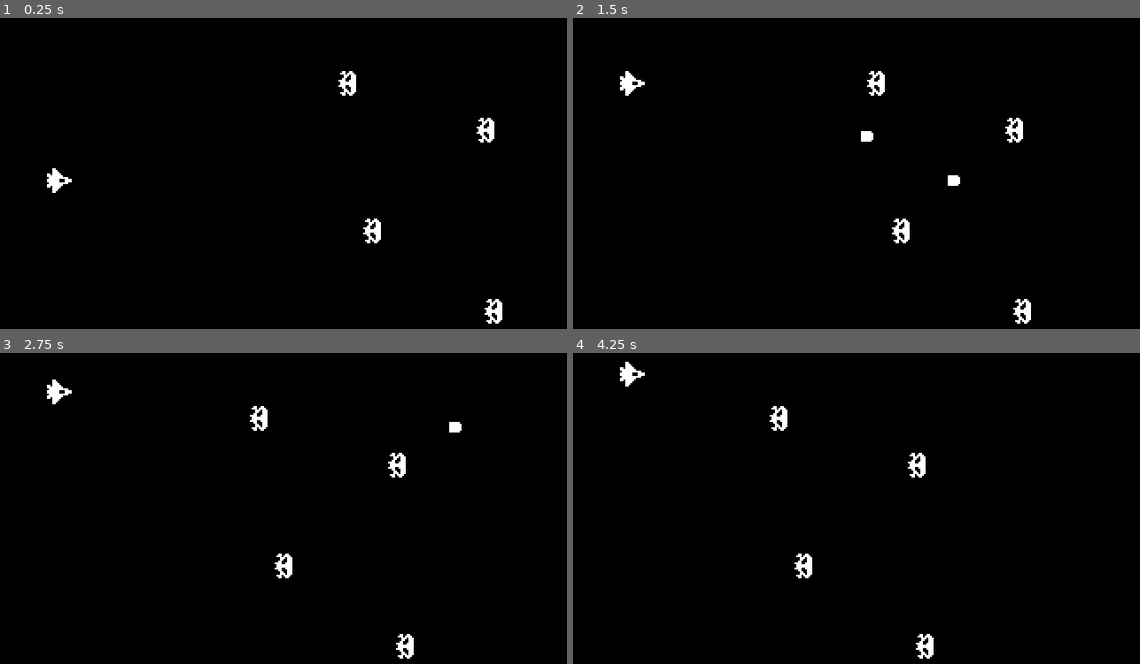
Above: before the commit, frames 1-4 (two rows, left to right).
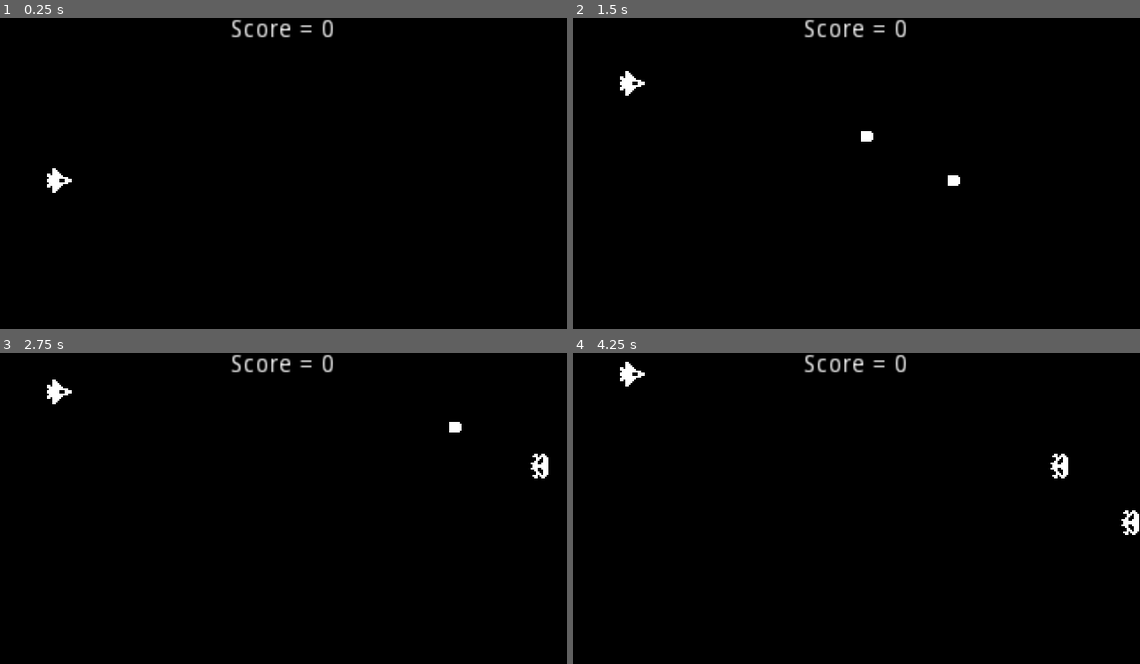
Above: after the commit, the same moments.

Repository: jamesnathanan/Godot_projects
Game: Godot game, scene res://World.tscn
Two runs of this game, one before a commit and one after it. Both use one fixed random seed, a clock stepped at 60 frames per second and the inputs below.
Inputs:
- Up to frame 1 (0.25 s): no input
- Up to frame 2 (1.5 s): tap Enter (ui_accept) at 0.5, 0.77 s; hold Up (ui_up) 0.53-1.28 s; hold Down (ui_down) from 1.28 s (still down)
- Up to frame 3 (2.75 s): tap Enter (ui_accept) at 1.52 s; release Down (ui_down) at 2.03 s; hold Up (ui_up) from 2.03 s (still down)
- Up to frame 4 (4.25 s): tap Enter (ui_accept) at 3.02, 3.77 s; release Up (ui_up) at 3.53 s; hold Down (ui_down) from 3.53 s (still down)

The runs differ from the first frame. In frame 1, 1.0% of the frame differs, in the area x 40-89%, y 0-99%; in frame 2, 1.0%; in frame 3, 1.2%; in frame 4, 1.3%, in the area x 34-100%, y 0-99%.

Commit message:
use setget to change and update score

Diff:
--- a/Space Shooter/Bullet.tscn
+++ b/Space Shooter/Bullet.tscn
@@ -15,3 +15,8 @@
 [node name="Collision" type="CollisionShape2D" parent="."]
 position = Vector2( 0.482128, 0 )
 shape = SubResource( 1 )
+
+[node name="VisibilityNotifier2D" type="VisibilityNotifier2D" parent="."]
+position = Vector2( 0.5, 2.38419e-07 )
+scale = Vector2( 0.45, 0.4 )
+[connection signal="screen_exited" from="VisibilityNotifier2D" to="." method="queue_free"]
--- a/Space Shooter/Enemy.gd
+++ b/Space Shooter/Enemy.gd
@@ -1,6 +1,30 @@
 extends Area2D
+const ExplosionEffect = preload("res://ExplosionEffect.tscn")
+
 export(int) var SPEED = 20
 export(int) var ARMOR = 3
 
+
+
 func _process(delta):
 	position.x -= SPEED * delta
+
+
+func _on_Enemy_body_entered(body):
+	body.queue_free()
+	ARMOR -= 1
+	if ARMOR <= 0:
+		var main = get_tree().current_scene
+		if main.is_in_group("World"):
+			main.score += 10
+		queue_free()
+
+
+func _on_VisibilityNotifier2D_screen_exited():
+	queue_free()
+
+func _exit_tree():
+	var main = get_tree().current_scene
+	var explosionEffect = ExplosionEffect.instance()
+	main.add_child(explosionEffect)
+	explosionEffect.global_position = global_position
--- a/Space Shooter/Enemy.tscn
+++ b/Space Shooter/Enemy.tscn
@@ -11,3 +11,9 @@
 
 [node name="Collision" type="CollisionPolygon2D" parent="."]
 polygon = PoolVector2Array( -5, -2, 1, -7, 3, -7, 5, -5, 5, 5, 3, 7, 1, 7, -5, 2 )
+
+[node name="VisibilityNotifier2D" type="VisibilityNotifier2D" parent="."]
+position = Vector2( -4.76837e-07, 4.17233e-07 )
+scale = Vector2( 0.6, 0.8 )
+[connection signal="body_entered" from="." to="." method="_on_Enemy_body_entered"]
+[connection signal="screen_exited" from="VisibilityNotifier2D" to="." method="_on_VisibilityNotifier2D_screen_exited"]
--- /dev/null
+++ b/Space Shooter/EnemySpawner.gd
@@ -0,0 +1,22 @@
+extends Node2D
+const Enemy = preload("res://Enemy.tscn")
+
+onready var spawnPoints = $SpawnPoints
+
+func get_spawn_position():
+	var points = spawnPoints.get_children()
+	points.shuffle()
+	return points[0].global_position
+
+func spawn_enemy():
+	var spawn_position = get_spawn_position()
+	var enemy = Enemy.instance()
+	var main = get_tree().current_scene
+	main.add_child(enemy)
+	enemy.global_position = spawn_position
+
+
+
+
+func _on_Timer_timeout():
+	spawn_enemy()
--- /dev/null
+++ b/Space Shooter/EnemySpawner.tscn
@@ -0,0 +1,43 @@
+[gd_scene load_steps=2 format=2]
+
+[ext_resource path="res://EnemySpawner.gd" type="Script" id=1]
+
+[node name="EnemySpawner" type="Node2D"]
+script = ExtResource( 1 )
+
+[node name="SpawnPoints" type="Node2D" parent="."]
+
+[node name="Position2D" type="Position2D" parent="SpawnPoints"]
+position = Vector2( 0, 16 )
+
+[node name="Position2D2" type="Position2D" parent="SpawnPoints"]
+position = Vector2( 0, 32 )
+
+[node name="Position2D3" type="Position2D" parent="SpawnPoints"]
+position = Vector2( 0, 48 )
+
+[node name="Position2D4" type="Position2D" parent="SpawnPoints"]
+position = Vector2( 0, 64 )
+
+[node name="Position2D5" type="Position2D" parent="SpawnPoints"]
+position = Vector2( 0, 80 )
+
+[node name="Position2D6" type="Position2D" parent="SpawnPoints"]
+position = Vector2( 0, 96 )
+
+[node name="Position2D7" type="Position2D" parent="SpawnPoints"]
+position = Vector2( 0, 112 )
+
+[node name="Position2D8" type="Position2D" parent="SpawnPoints"]
+position = Vector2( 0, 128 )
+
+[node name="Position2D9" type="Position2D" parent="SpawnPoints"]
+position = Vector2( 0, 144 )
+
+[node name="Position2D10" type="Position2D" parent="SpawnPoints"]
+position = Vector2( 0, 160 )
+
+[node name="Timer" type="Timer" parent="."]
+wait_time = 2.0
+autostart = true
+[connection signal="timeout" from="Timer" to="." method="_on_Timer_timeout"]
--- /dev/null
+++ b/Space Shooter/ExplosionEffect.tscn
@@ -0,0 +1,41 @@
+[gd_scene load_steps=3 format=2]
+
+[ext_resource path="res://Explosion.png" type="Texture" id=1]
+
+[sub_resource type="Animation" id=1]
+resource_name = "Explode"
+length = 0.5
+tracks/0/type = "value"
+tracks/0/path = NodePath(".:frame")
+tracks/0/interp = 1
+tracks/0/loop_wrap = true
+tracks/0/imported = false
+tracks/0/enabled = true
+tracks/0/keys = {
+"times": PoolRealArray( 0, 0.1, 0.2, 0.3, 0.4, 0.5 ),
+"transitions": PoolRealArray( 1, 1, 1, 1, 1, 1 ),
+"update": 1,
+"values": [ 0, 1, 2, 3, 4, 5 ]
+}
+tracks/1/type = "method"
+tracks/1/path = NodePath(".")
+tracks/1/interp = 1
+tracks/1/loop_wrap = true
+tracks/1/imported = false
+tracks/1/enabled = true
+tracks/1/keys = {
+"times": PoolRealArray( 0.5 ),
+"transitions": PoolRealArray( 1 ),
+"values": [ {
+"args": [  ],
+"method": "queue_free"
+} ]
+}
+
+[node name="ExplosionEffect" type="Sprite"]
+texture = ExtResource( 1 )
+hframes = 6
+
+[node name="AnimationPlayer" type="AnimationPlayer" parent="."]
+autoplay = "Explode"
+anims/Explode = SubResource( 1 )
--- a/Space Shooter/Ship.gd
+++ b/Space Shooter/Ship.gd
@@ -1,4 +1,5 @@
 extends Area2D
+const ExplosionEffect = preload("res://ExplosionEffect.tscn")
 const Bullet = preload("res://Bullet.tscn")
 
 export(int) var SPEED = 100
@@ -17,3 +18,15 @@
 	var main = get_tree().current_scene
 	main.add_child(bullet)
 	bullet.global_position = global_position
+
+
+
+func _on_Ship_area_entered(area):
+	area.queue_free()
+	queue_free()
+
+func _exit_tree():
+	var main = get_tree().current_scene
+	var explosionEffect = ExplosionEffect.instance()
+	main.add_child(explosionEffect)
+	explosionEffect.global_position = global_position
--- a/Space Shooter/Ship.tscn
+++ b/Space Shooter/Ship.tscn
@@ -11,3 +11,4 @@
 
 [node name="Collision" type="CollisionPolygon2D" parent="."]
 polygon = PoolVector2Array( -4, -7, -2, -7, 2, -3, 8, 0, 2, 3, -2, 7, -4, 7, -5, 4, -7, 4, -7, -4, -5, -4 )
+[connection signal="area_entered" from="." to="." method="_on_Ship_area_entered"]
--- /dev/null
+++ b/Space Shooter/World.gd
@@ -0,0 +1,8 @@
+extends Node
+
+var score = 0 setget set_score
+onready var scoreLabel = $Score
+
+func set_score(value):
+	score = value
+	scoreLabel.text = "score = " + str(score)
--- a/Space Shooter/World.tscn
+++ b/Space Shooter/World.tscn
@@ -1,9 +1,13 @@
-[gd_scene load_steps=3 format=2]
+[gd_scene load_steps=4 format=2]
 
-[ext_resource path="res://Ship.tscn" type="PackedScene" id=1]
-[ext_resource path="res://Enemy.tscn" type="PackedScene" id=2]
+[ext_resource path="res://World.gd" type="Script" id=1]
+[ext_resource path="res://Ship.tscn" type="PackedScene" id=2]
+[ext_resource path="res://EnemySpawner.tscn" type="PackedScene" id=3]
 
-[node name="World" type="Node"]
+[node name="World" type="Node" groups=[
+"World",
+]]
+script = ExtResource( 1 )
 
 [node name="Background" type="ColorRect" parent="."]
 anchor_right = 1.0
@@ -13,17 +17,15 @@
 "_edit_lock_": true
 }
 
-[node name="Ship" parent="." instance=ExtResource( 1 )]
+[node name="Ship" parent="." instance=ExtResource( 2 )]
 position = Vector2( 33.3887, 91.8853 )
 
-[node name="Enemy" parent="." instance=ExtResource( 2 )]
-position = Vector2( 200.787, 36.7639 )
+[node name="EnemySpawner" parent="." instance=ExtResource( 3 )]
+position = Vector2( 320, 0 )
 
-[node name="Enemy2" parent="." instance=ExtResource( 2 )]
-position = Vector2( 214.927, 120.661 )
-
-[node name="Enemy3" parent="." instance=ExtResource( 2 )]
-position = Vector2( 279.028, 63.6298 )
-
-[node name="Enemy4" parent="." instance=ExtResource( 2 )]
-position = Vector2( 283.27, 165.909 )
+[node name="Score" type="Label" parent="."]
+anchor_right = 1.0
+margin_bottom = 14.0
+text = "Score = 0"
+align = 1
+valign = 1
